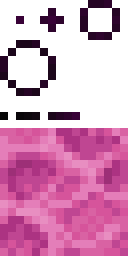
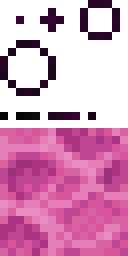
Layer changes from the first (128, 256) image to the second:
painted on "Background" over [88, 112, 96, 120]
